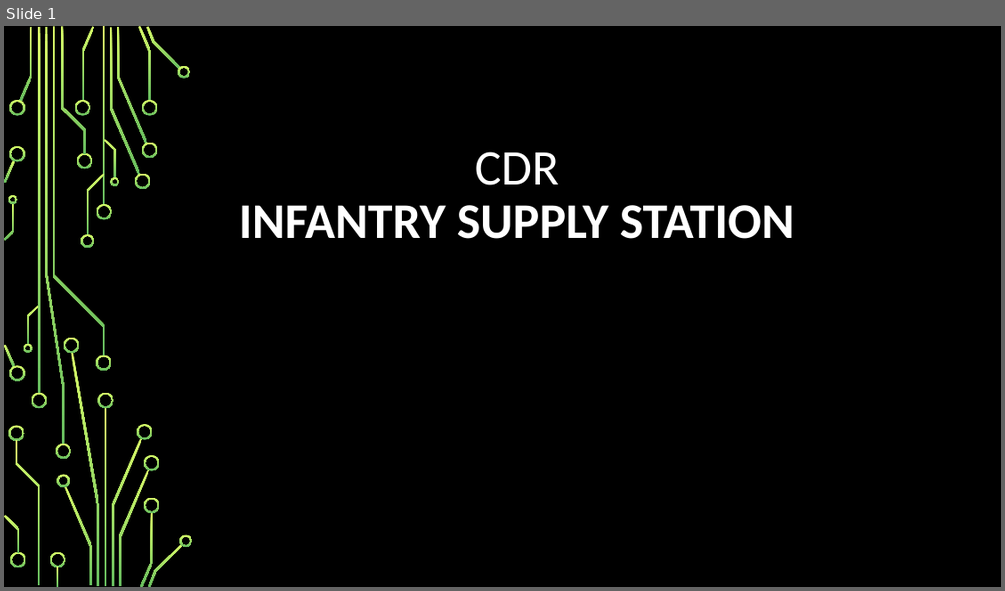
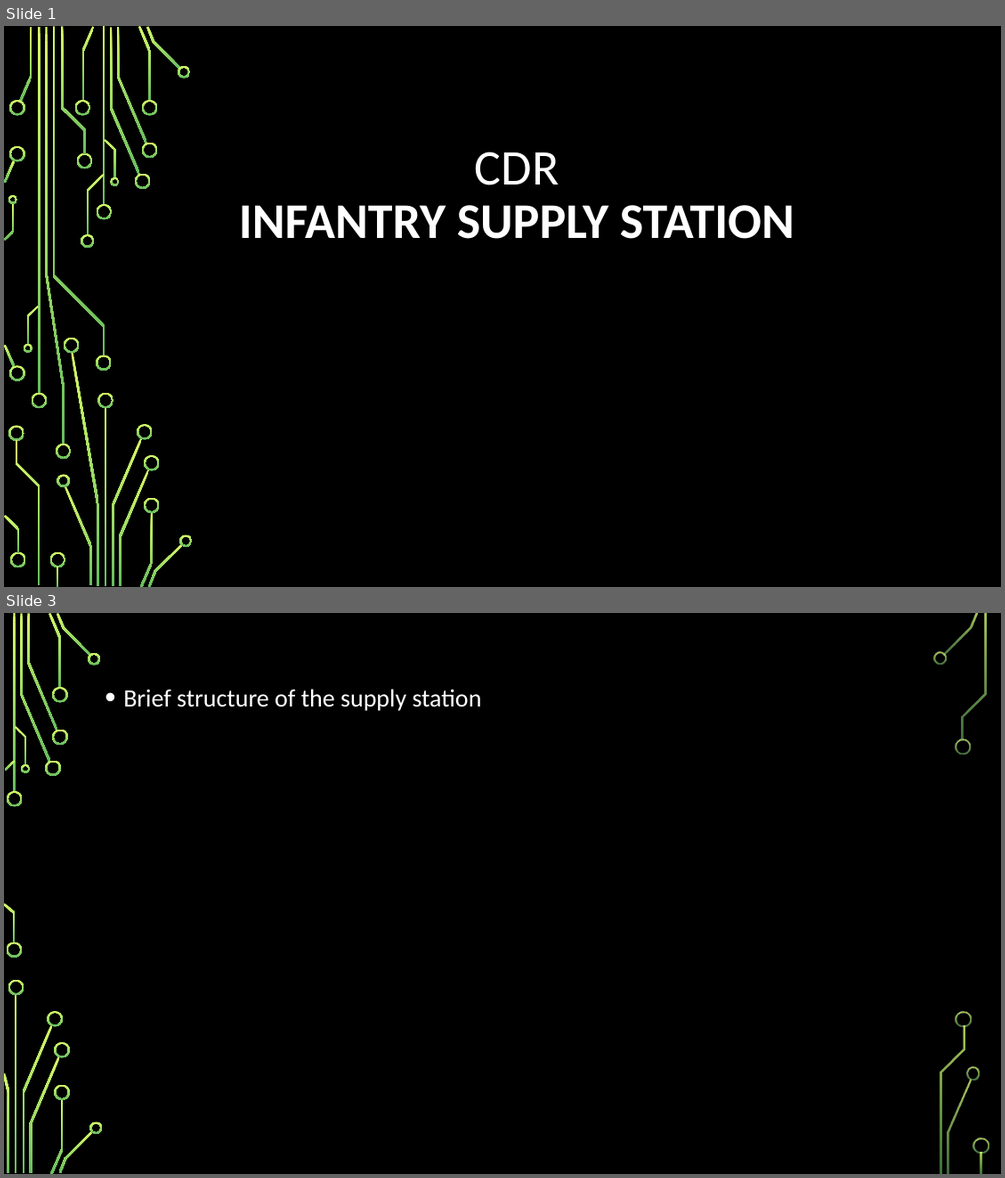
Before and after one commit to RahmatSaeedi/ECE_Capstone_Project, a slide deck: CDR.pptx. Shown one above the other, each under a label of ours: slide 1 before the commit, slides 1 and 3 after it; the slides between them are not shown. The pictures are 1005x591 and 1005x1178 pixels, drawn with LibreOffice and Linux fonts; fonts in the diff are those of the drawing; background and template pictures are left out. Boxes give left, top, right and bottom in pixels: in the first picture for what was removed or moved away, otherwise in the second. Text is boxed around its words. In the diff, an @@ line names an element or a change of style, - is before the commit and + after.

```diff
--- a/CDR.pptx
+++ b/CDR.pptx
@@ slide 3 added at box(4, 613, 1001, 1174), background picture (left out) @@
@@ text added at box(123, 689, 482, 711), 24 pt, text #FFFFFF @@
+• Brief structure of the supply station
@@ group added at box(4, 613, 989, 1174): 33 freeform shapes, 3 rectangles @@
```
Also in this commit, not shown: 3 other slides added, 2 other files.
